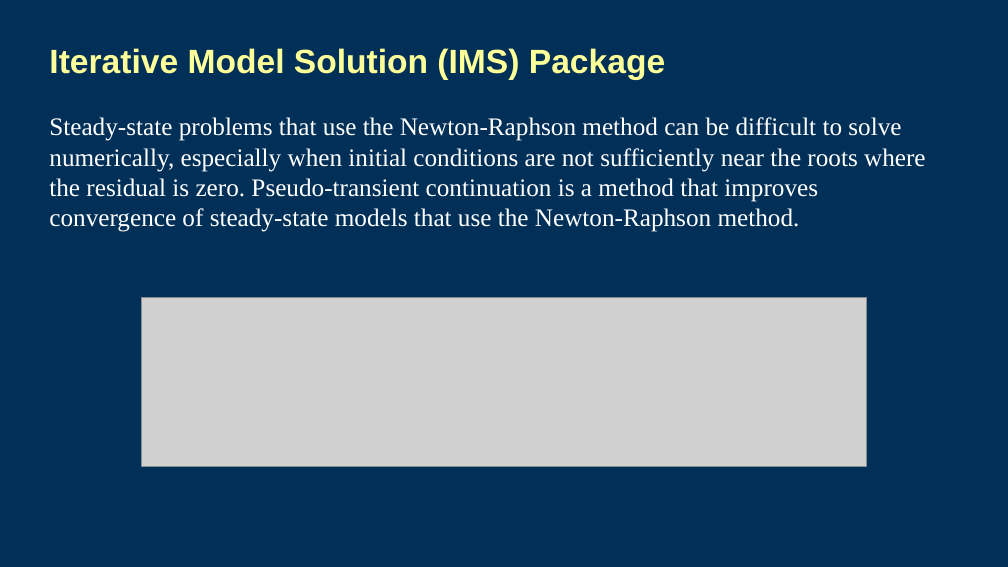
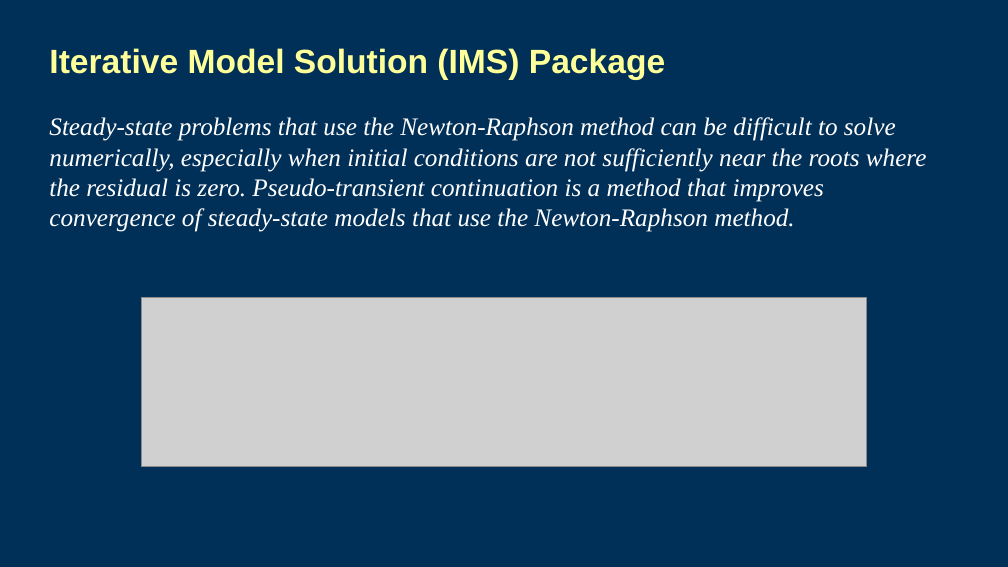
Before and after one commit to langevin-usgs/modflow-memphis-2023, a slide deck: slide 16 of lectures/Day5_6lecture_NewtonFormulation.pptx. Drawn at 1008x567 pixels with LibreOffice and Linux fonts; fonts in the diff are those of the drawing; grey boxes stand for pictures; background and template pictures are left out. Boxes give left, top, right and bottom in pixels: in the first picture for what was removed or moved away, otherwise in the second. Text is boxed around its words. In the diff, an @@ line names an element or a change of style, - is before the commit and + after.

```diff
--- a/lectures/Day5_6lecture_NewtonFormulation.pptx
+++ b/lectures/Day5_6lecture_NewtonFormulation.pptx
@@ text "Steady-state problems that use the ..." at [49,117,927,232]: italic on @@
```
Also in this commit, not shown: 4 other slides changed, 2 other files.
